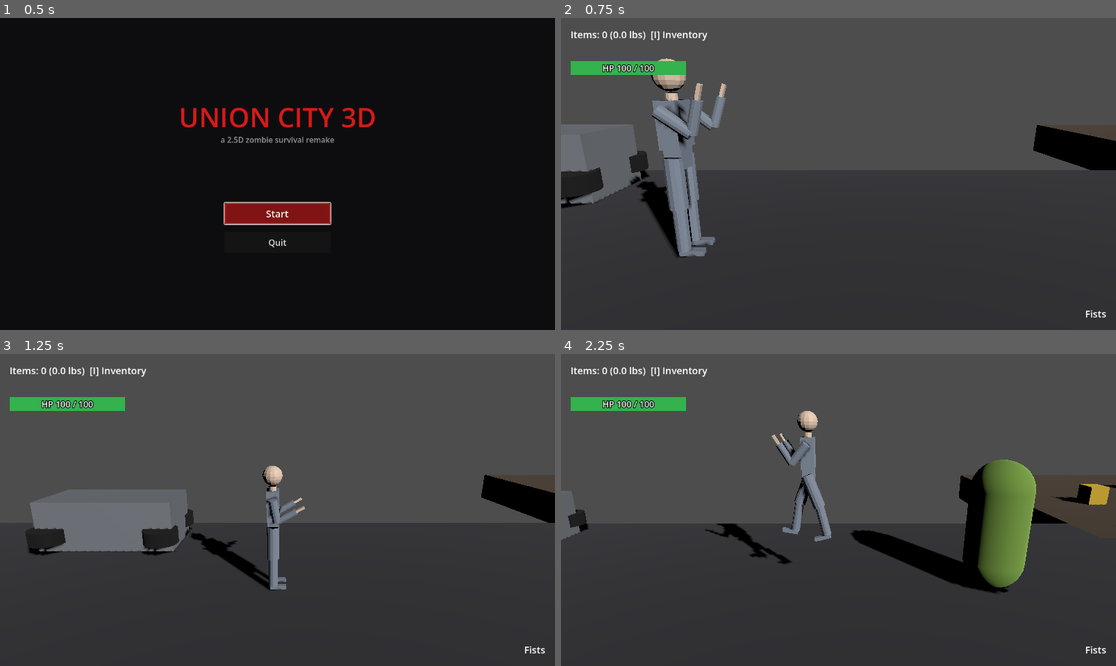
Above: before the commit, frames 1-4 (two rows, left to right).
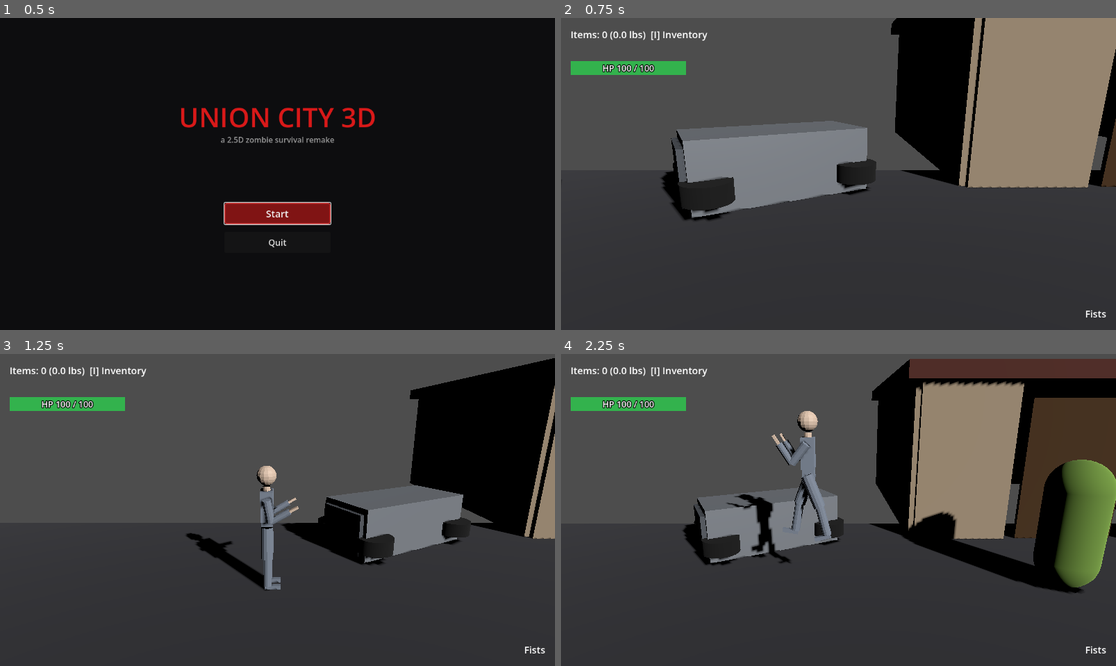
Above: after the commit, the same moments.

Repository: Natkiio/union-city-3d-remake
Game: Godot game, scene res://scenes/ui/main_menu.tscn
The game is run twice, just before and just after one commit, with the same random seed, the same clock (stepped at 60 frames per second) and the same inputs.
Inputs (mouse positions are in pixels of both pictures, inside the frame that each line leads up to):
- Up to frame 1 (0.5 s): no input
- Up to frame 2 (0.75 s): click "Start" at 0.5 s
- Up to frame 3 (1.25 s): no input
- Up to frame 4 (2.25 s): tap Enter at 1.25 s; move the mouse to (960, 494) at 1.27 s; press the mouse at (960, 494) at 1.28 s; hold D (move_right) 1.28-2.03 s; tap W (jump) at 1.52 s; move the mouse to (727, 525) at 2.02 s; release the mouse at (727, 525) at 2.03 s; hold A (move_left) from 2.03 s (still down); tap 1 (equip_fists) at 2.1 s

Frame 1 is identical in both runs. In frame 2, 36% of the frame differs, in the area x 0-100%, y 0-77%; in frame 3, 23%; in frame 4, 34%.

Commit message:
Persist equipped weapon across scene reloads (fixes #29, #39)
Entering/exiting a building (or any scene change) spawns a brand-new
Player node, and equipped_weapon lived only as an instance var on
that node -- so every scene reload silently reset you to fists, even
if a gun was equipped and still sitting in Inventory. Nathan and Rob
both hit this from two angles: #29 (weapon switches to fists on
entering the house) and #39 (G17 shows as unequipped in the Inventory
menu after a round trip).

- scripts/game_state.gd: equipped_weapon now lives on the persistent
  GameState autoload (same pattern as has_pending_spawn), the single
  source of truth across scene changes.
- scripts/player.gd: _ready() restores GameState.equipped_weapon on
  spawn, but only if that exact weapon is still actually in Inventory
  (Inventory.has_item(gun.display_name)) -- falls back to fists
  otherwise rather than trusting stale state. _set_equipped() writes
  through to GameState on every change, including the inventory
  menu's Equip/Unequip button (scripts/inventory_ui.gd calls
  _set_equipped() already, so it picks this up for free). Death
  resets GameState.equipped_weapon to fist alongside the existing
  Inventory/LootState reset.
- scripts/main_menu.gd: Start also resets GameState.equipped_weapon
  to fist, so a fresh game doesn't inherit a stale equipped gun from
  a previous life.
- scenes/main.tscn: also snapped two zombies' Z back to 0.0 (exactly
  matching the player's lane, per the standing 2.5D layout rule --
  they'd drifted to 0.12/0.20 from manual editor repositioning) and
  Zombie2's Y to 1.0 to match the ground height exactly; kept the
  repositioned X values and the new Zombie2/HouseExterior2 instances
  as-is (confirmed with Nathan this was intentional manual layout
  testing, not drift).

Verified headless: equipped glock, reloaded through house_interior
and back to a brand-new Player instance, confirmed equipped_weapon
survived as glock; explicitly unequipped to fists, reloaded again,
confirmed it stays fists (not glock) rather than defaulting anywhere
in particular; confirmed death resets GameState back to fist. Full
main.tscn/house_interior.tscn regressions clean.

Diff:
--- a/scenes/main.tscn
+++ b/scenes/main.tscn
@@ -55,14 +55,16 @@
 surface_material_override/0 = SubResource("StandardMaterial3D_building")
 
 [node name="Player" parent="." unique_id=1699670702 instance=ExtResource("1")]
-transform = Transform3D(1, 0, 0, 0, 1, 0, 0, 0, 1, -4, 1, 0)
+transform = Transform3D(1, 0, 0, 0, 1, 0, 0, 0, 1, -9.358866, 1, 0)
 
 [node name="Zombie" parent="." unique_id=100253904 instance=ExtResource("2")]
-transform = Transform3D(1, 0, 0, 0, 1, 0, 0, 0, 1, 6, 1, 0)
+transform = Transform3D(1, 0, 0, 0, 1, 0, 0, 0, 1, 13.162918, 1, 0)
+
+[node name="Zombie2" parent="." unique_id=881527577 instance=ExtResource("2")]
+transform = Transform3D(1, 0, 0, 0, 1, 0, 0, 0, 1, 1.6756878, 1, 0)
 
 [node name="LootCrate1" parent="." unique_id=461404622 instance=ExtResource("3")]
 transform = Transform3D(1, 0, 0, 0, 1, 0, 0, 0, 1, 7, 0.25, -5)
-item_weight = 1.0
 
 [node name="LootCrate2" parent="." unique_id=840308638 instance=ExtResource("3")]
 transform = Transform3D(1, 0, 0, 0, 1, 0, 0, 0, 1, 10, 0.25, -7)
@@ -82,8 +84,11 @@
 [node name="HouseExterior" parent="." unique_id=1696498767 instance=ExtResource("6")]
 transform = Transform3D(1, 0, 0, 0, 1, 0, 0, 0, 1, 25, 0, -1.8)
 
+[node name="HouseExterior2" parent="." unique_id=1121955047 instance=ExtResource("6")]
+transform = Transform3D(1, 0, 0, 0, 1, 0, 0, 0, 1, -1.1588688, 0, -2.0254352)
+
 [node name="Car" parent="." unique_id=1127041731 instance=ExtResource("7")]
-transform = Transform3D(1, 0, 0, 0, 1, 0, 0, 0, 1, -7, 0, -1.8)
+transform = Transform3D(0.8802006, 0, 0.47460175, 0, 1, 0, -0.47460175, 0, 0.8802006, -7, 0, -1.8)
 
 [node name="CameraRig" type="Node3D" parent="." unique_id=1468777941]
 script = ExtResource("5")
--- a/scripts/game_state.gd
+++ b/scripts/game_state.gd
@@ -4,6 +4,13 @@
 
 var has_pending_spawn: bool = false
 var pending_spawn_x: float = 0.0
+
+## Which weapon is equipped persists across scene reloads (entering/
+## exiting a building, etc.) -- "fist" or a Weapon ref string, e.g.
+## "glock". The player previously defaulted back to "fist" on every
+## scene reload since equipped_weapon lived only on the per-scene
+## player node; this is the single source of truth now (issues #29/#39).
+var equipped_weapon: String = "fist"
 
 func request_spawn(x: float) -> void:
 	has_pending_spawn = true
--- a/scripts/main_menu.gd
+++ b/scripts/main_menu.gd
@@ -23,3 +23,4 @@
 	LootState.looted.clear()
 	LootState.trunk_contents.clear()
 	GameState.has_pending_spawn = false
+	GameState.equipped_weapon = "fist"
--- a/scripts/player.gd
+++ b/scripts/player.gd
@@ -90,6 +90,17 @@
 func _ready() -> void:
 	if GameState.has_pending_spawn:
 		global_position.x = GameState.consume_spawn()
+	# Restore the weapon that was equipped before this scene reload
+	# (entering/exiting a building, etc.) instead of defaulting back to
+	# fists -- but only if that exact weapon is still actually in
+	# Inventory, in case it was somehow lost in between.
+	var restored_gun := Weapon.from_ref(GameState.equipped_weapon)
+	if GameState.equipped_weapon != "fist" and restored_gun != null \
+			and Inventory.has_item(restored_gun.display_name):
+		equipped_weapon = GameState.equipped_weapon
+	else:
+		equipped_weapon = "fist"
+		GameState.equipped_weapon = "fist"
 	model.rotation.y = -PI / 2.0 if facing_dir > 0.0 else PI / 2.0
 	if anim_player:
 		for anim_name in ["Idle", "Walk"]:
@@ -247,6 +258,7 @@
 		reloading = false
 		burst_left = 0
 	equipped_weapon = weapon_ref
+	GameState.equipped_weapon = weapon_ref
 
 
 ## First firearm found in Inventory, or null. Inventory keys firearms by
@@ -407,6 +419,7 @@
 	LootState.looted.clear()
 	LootState.trunk_contents.clear()
 	GameState.has_pending_spawn = false
+	GameState.equipped_weapon = "fist"
 	get_tree().paused = true
 	call_deferred("_trigger_death_screen")
 
